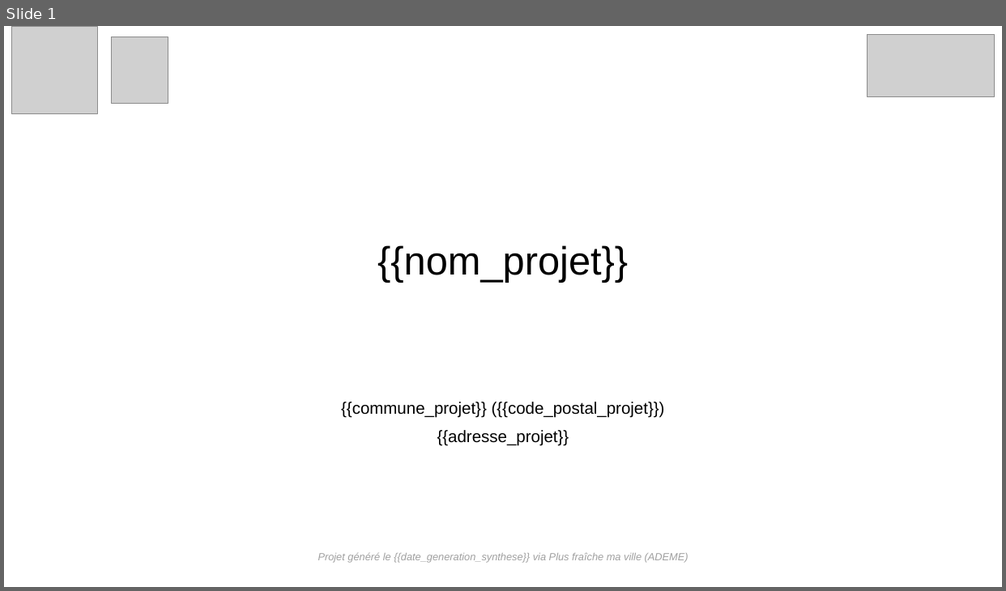
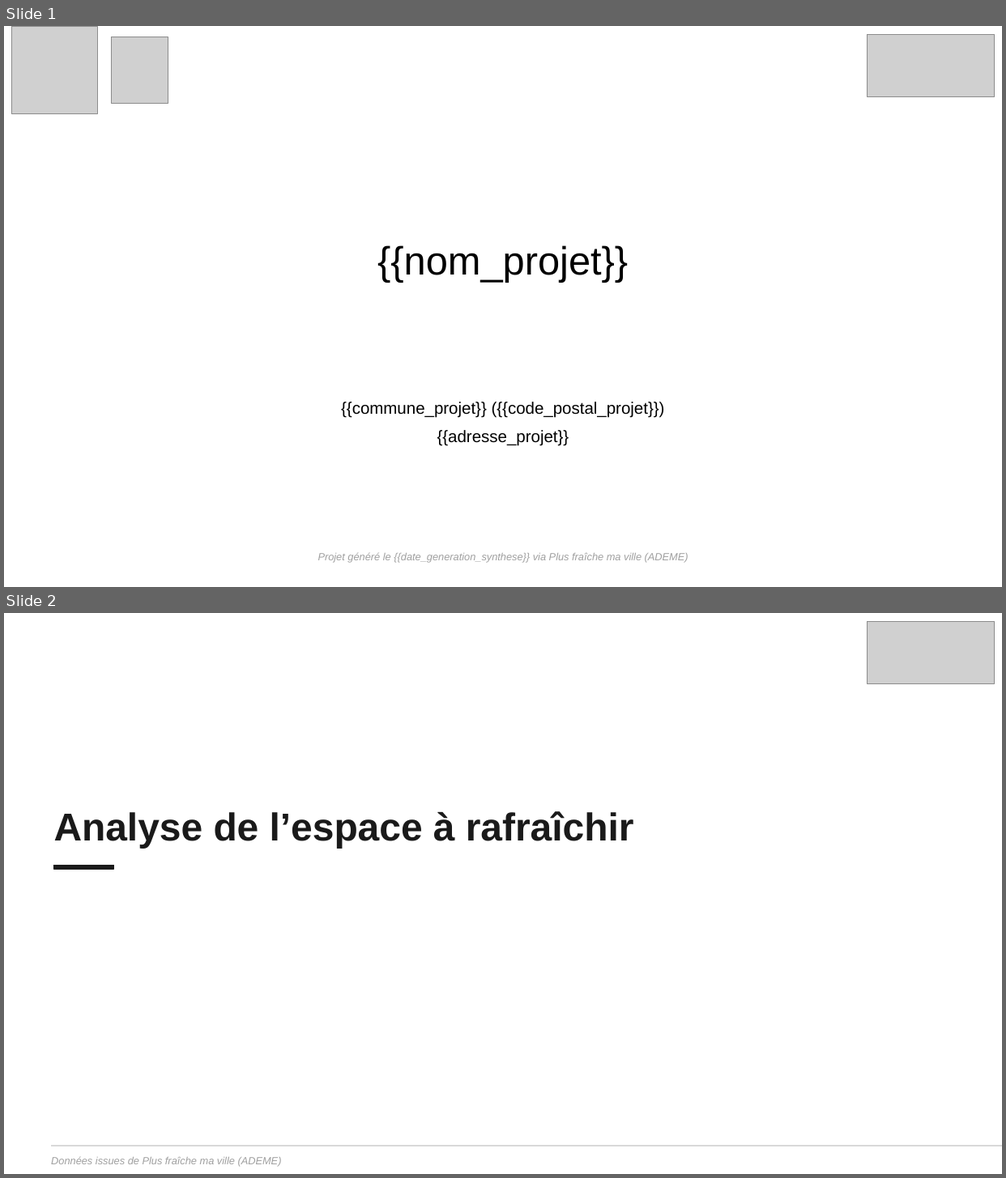
Before and after one commit to incubateur-ademe/plusfraichemaville-site, a slide deck: public/templates/template_synthese_projet.pptx. Shown one above the other, each under a label of ours: slide 1 before the commit, slides 1 and 2 after it. The pictures are 1006x591 and 1006x1178 pixels, drawn with LibreOffice and Linux fonts; fonts in the diff are those of the drawing; grey boxes stand for pictures. Boxes give left, top, right and bottom in pixels: in the first picture for what was removed or moved away, otherwise in the second. Text is boxed around its words. In the diff, an @@ line names an element or a change of style, - is before the commit and + after.

Commit message:
feat: rajout d'une slide titre pour l'analyse simplifiée

```diff
--- a/public/templates/template_synthese_projet.pptx
+++ b/public/templates/template_synthese_projet.pptx
@@ slide 2 added at <box>4,613,1002,1174</box>, background #FFFFFF @@
@@ picture added at <box>867,621,995,683</box> @@
@@ text added at <box>54,811,634,849</box>, 37.3 pt, text #1A1A1A, bold @@
+Analyse de l’espace à rafraîchir
@@ rectangle added at <box>54,865,114,869</box>, fill #1A1A1A, outline #1A1A1A 1 pt @@
@@ line added from (51, 1146) to (1002, 1146), #D9D9D9 1.5 pt @@
@@ text added at <box>51,1157,282,1166</box>, 10 pt, text #A0A0A0, italic @@
+Données issues de Plus fraîche ma ville (ADEME)
```
Also in this commit, not shown: 1 slide changed, 3 other files.
